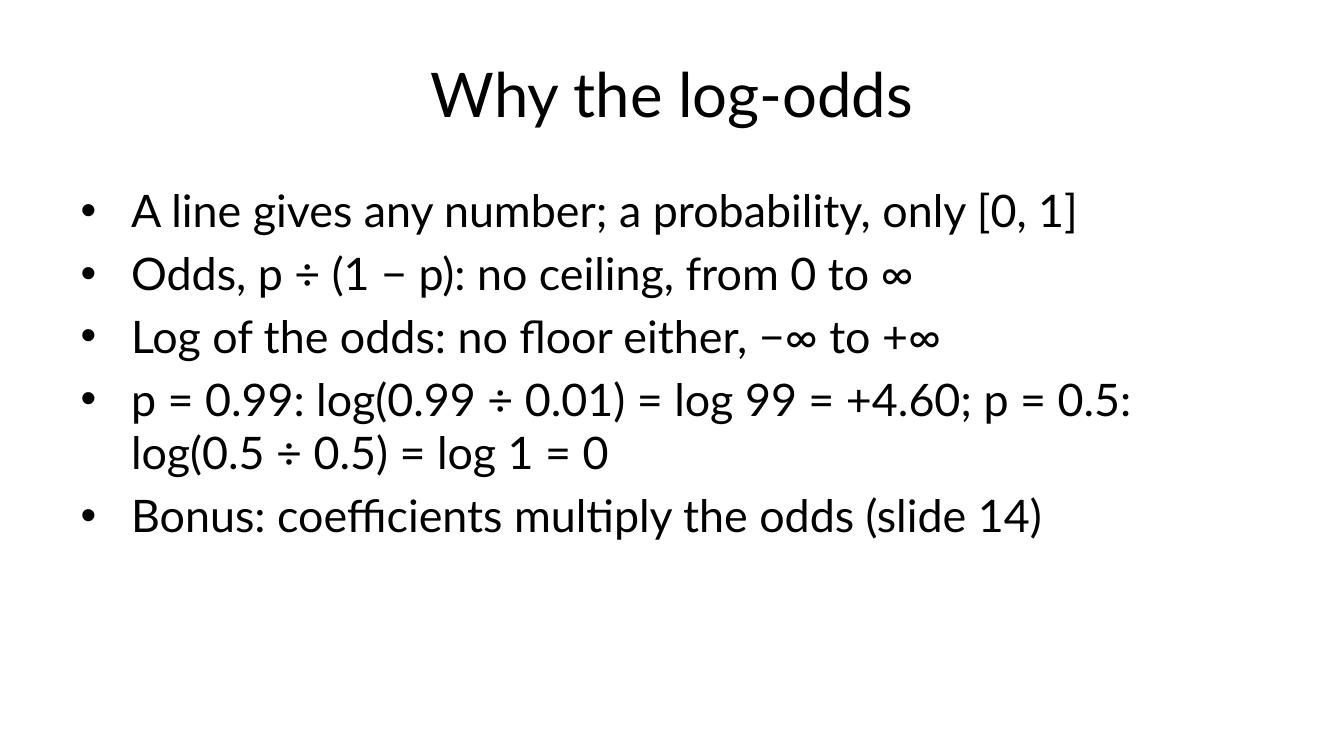
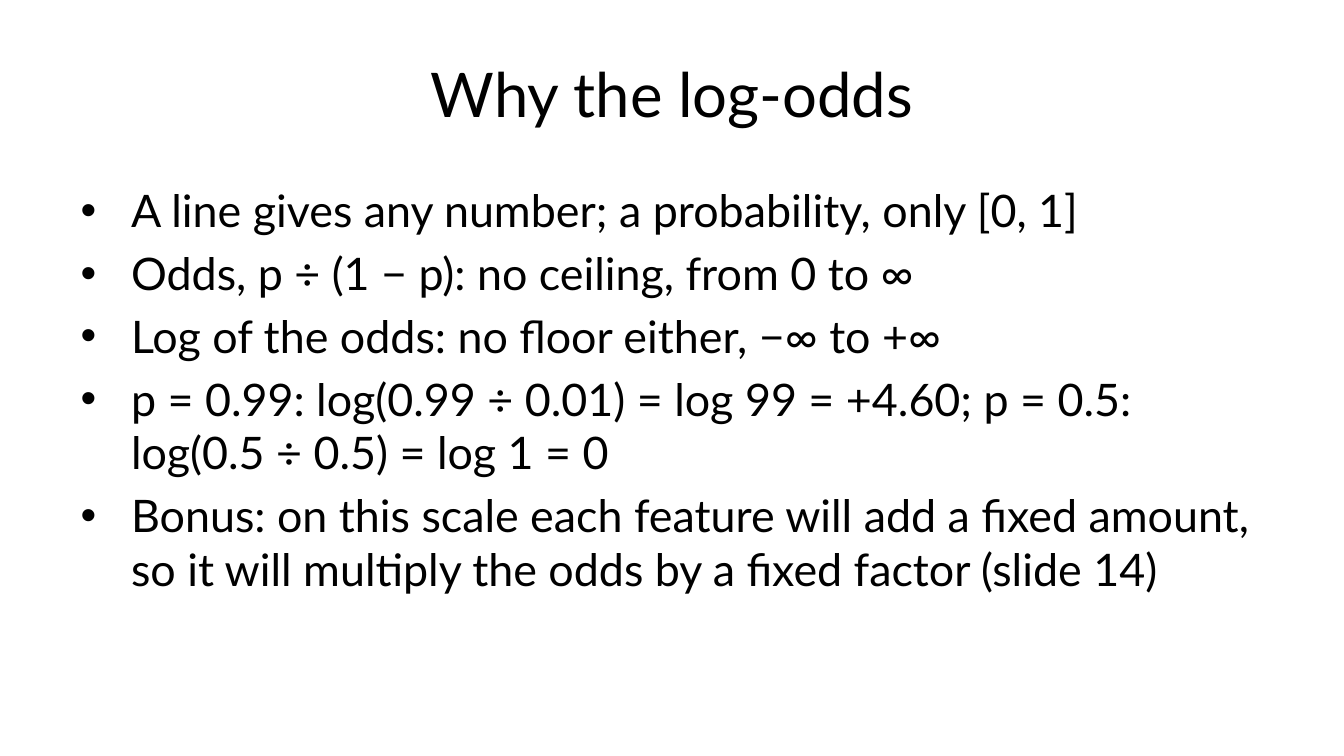
Before and after one commit to fabioantonini/technologies-for-artificial-intelligence, a slide deck: slide 9 of Lessons/04_classification_and_metrics/Slides/classification_and_metrics_slides.pptx. Drawn at 1344x756 pixels with LibreOffice and Linux fonts; fonts in the diff are those of the drawing; background and template pictures are left out. Boxes give left, top, right and bottom in pixels: in the first picture for what was removed or moved away, otherwise in the second. Text is boxed around its words. In the diff, an @@ line names an element or a change of style, - is before the commit and + after.

```diff
--- a/Lessons/04_classification_and_metrics/Slides/classification_and_metrics_slides.pptx
+++ b/Lessons/04_classification_and_metrics/Slides/classification_and_metrics_slides.pptx
@@ text at bbox=[131, 499, 1249, 594]: text changed @@
-• Bonus: coefficients multiply the odds (slide 14)
+• Bonus: on this scale each feature will add a fixed amount, so it will multiply the odds by a fixed factor (slide 14)
```
Also in this commit, not shown: 3 other slides changed, 2 slides added, 2 slides removed, 14 other files.
